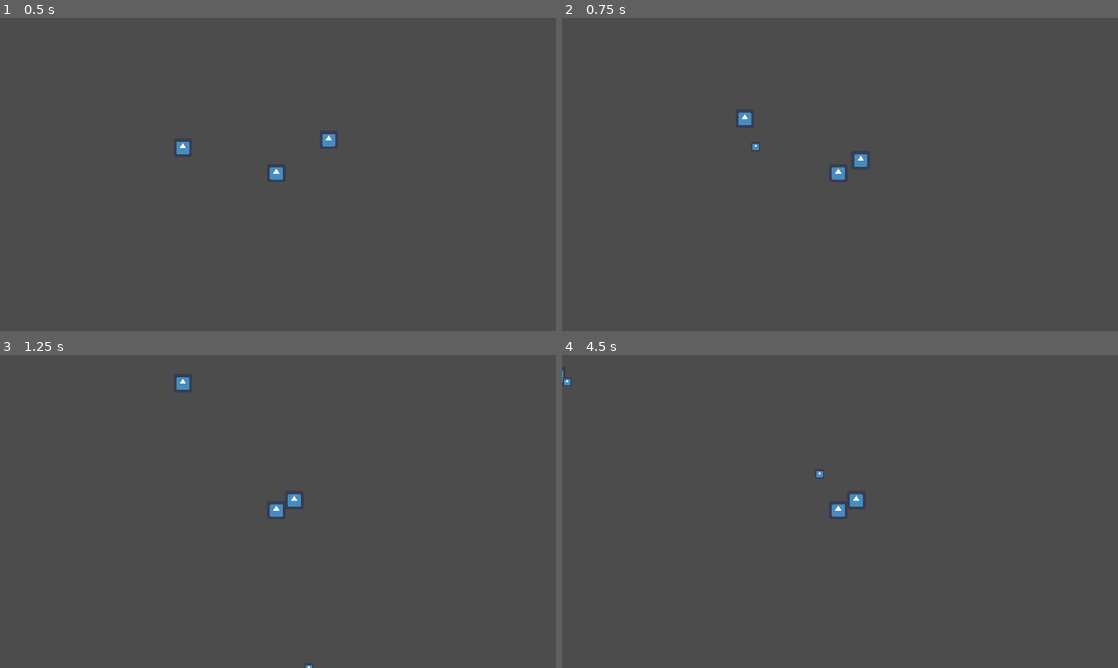
Above: before the commit, frames 1-4 (two rows, left to right).
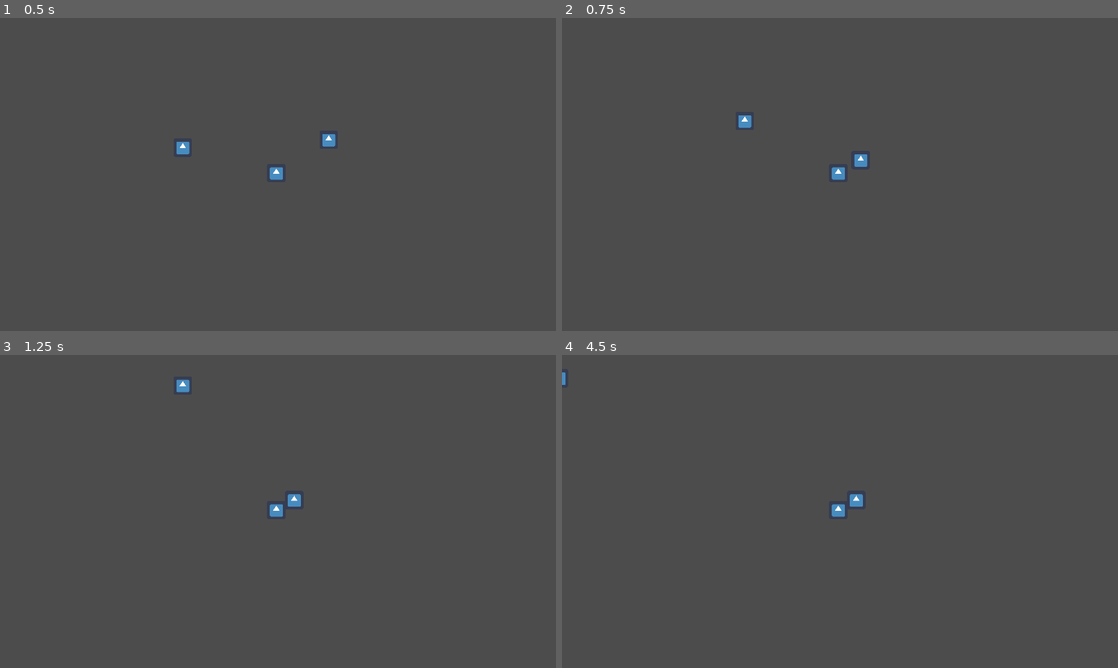
Above: after the commit, the same moments.

Repository: moisesjbc/atalanta-golden-odyssey
Game: Godot game, scene res://gameplay/main/main.tscn
Same seed, same stepped clock (60 frames per second), same inputs: the game is played once before the commit and once after it. This scene is started directly instead of the project's main scene. The engine's default icon, where the game draws it, is replaced by a stand-in: a white triangle on a blue panel in a dark square.
Inputs (mouse positions are in pixels of both pictures, inside the frame that each line leads up to):
- Up to frame 1 (0.5 s): no input
- Up to frame 2 (0.75 s): move the mouse to (812, 237) at 0.52 s; hold Up (ui_up) from 0.53 s (still down); click (812, 237) at 0.67 s
- Up to frame 3 (1.25 s): keep holding Up (ui_up)
- Up to frame 4 (4.5 s): move the mouse to (1006, 558) at 1.27 s; click (1006, 558) at 1.42 s; tap Enter at 2 s; move the mouse to (673, 464) at 2.02 s; release Up (ui_up) at 2.03 s; hold Left (ui_left) 2.03-3.53 s; click (673, 464) at 2.17 s; move the mouse to (867, 511) at 2.77 s; click (867, 511) at 2.92 s; move the mouse to (756, 433) at 3.52 s; hold Down (ui_down) 3.53-4.28 s; click (756, 433) at 3.67 s; move the mouse to (962, 495) at 4.27 s; hold Right (ui_right) from 4.28 s (still down); click (962, 495) at 4.42 s

Frame 1 is identical in both runs. In frame 2, less than 0.1% of the frame differs, in the area x 31-36%, y 30-43%; in frame 3, less than 0.1%; in frame 4, less than 0.1%.
Error after the commit: Invalid set index 'damage' (on base: 'KinematicBody2D (bullet.gd)') with value of type 'Nil'. (res://gameplay/player/player.gd:32)

Commit message:
Add damage improvement

Diff:
--- a/godot-project/gameplay/main_stable/main_stable.gd
+++ b/godot-project/gameplay/main_stable/main_stable.gd
@@ -4,15 +4,25 @@
 export var initial_enemies: int = 10
 export var new_enemies_per_level: int = 5
 export var hp_delta_per_improvement: int = 10
+export var initial_shooting_speed: float = 1.0
+export var shooting_speed_delta_per_improvement: float = 0.1
+export var initial_damage: int = 1
+export var damage_delta_per_improvement: int = 1
 var current_wave = 0
 
 
 # Called when the node enters the scene tree for the first time.
 func _ready():
+	$player.set_shooting_speed(initial_shooting_speed)
+	$player.set_damage(initial_damage)
 	start_wave(0)
 
 
 func start_wave(wave_index):
+	print("Start wave ", wave_index)
+	print("HP ", $central_object.current_health)
+	print("Shooting speed ", $player.cooldown)
+	print("Damage ", $player.damage)
 	current_wave = wave_index
 	var total_enemies = initial_enemies + wave_index * new_enemies_per_level
 	$enemy_manager.start_wave(total_enemies)
@@ -26,4 +36,8 @@
 func _on_gui_improvement_selected(improvement_id):
 	if improvement_id == "more_hp":
 		$central_object.increase_hp(hp_delta_per_improvement)
+	elif improvement_id == "more_shooting_speed":
+		$player.increase_shooting_speed(shooting_speed_delta_per_improvement)
+	elif improvement_id == "more_damage":
+		$player.increase_damage(damage_delta_per_improvement)
 	start_wave(current_wave + 1)
--- a/godot-project/gameplay/main_stable/main_stable.tscn
+++ b/godot-project/gameplay/main_stable/main_stable.tscn
@@ -10,6 +10,8 @@
 [node name="main_stable" type="Node2D"]
 script = ExtResource( 1 )
 initial_enemies = 3
+new_enemies_per_level = 2
+initial_shooting_speed = 0.6
 
 [node name="background" type="Sprite" parent="."]
 position = Vector2( 962.5, 547.5 )
--- a/godot-project/gameplay/player/player.gd
+++ b/godot-project/gameplay/player/player.gd
@@ -3,6 +3,7 @@
 export var speed: int = 500
 onready var bullet_scene = preload("res://gameplay/bullet/bullet.tscn")
 export var cooldown = 0.3
+var damage
 
 # Called when the node enters the scene tree for the first time.
 func _ready():
@@ -28,6 +29,20 @@
 		var bullet = bullet_scene.instance()
 		bullet.global_position = global_position
 		bullet.target_position = get_global_mouse_position()
+		bullet.damage = damage
 		get_parent().add_child(bullet)
 
 	move_and_collide(speed * velocity * delta)
+
+
+func set_shooting_speed(new_cooldown):
+	cooldown = new_cooldown
+
+func increase_shooting_speed(cooldown_delta):
+	cooldown -= cooldown_delta
+
+func set_damage(new_damage):
+	damage = new_damage
+
+func increase_damage(damage_delta):
+	damage += damage_delta
--- a/godot-project/gui/gui/gui.gd
+++ b/godot-project/gui/gui/gui.gd
@@ -51,7 +51,7 @@
 
 
 func _on_more_speed_button_pressed():
-	emit_signal("improvement_selected", "more_speed")
+	emit_signal("improvement_selected", "more_shooting_speed")
 	close_improvements_panel()
 
 
